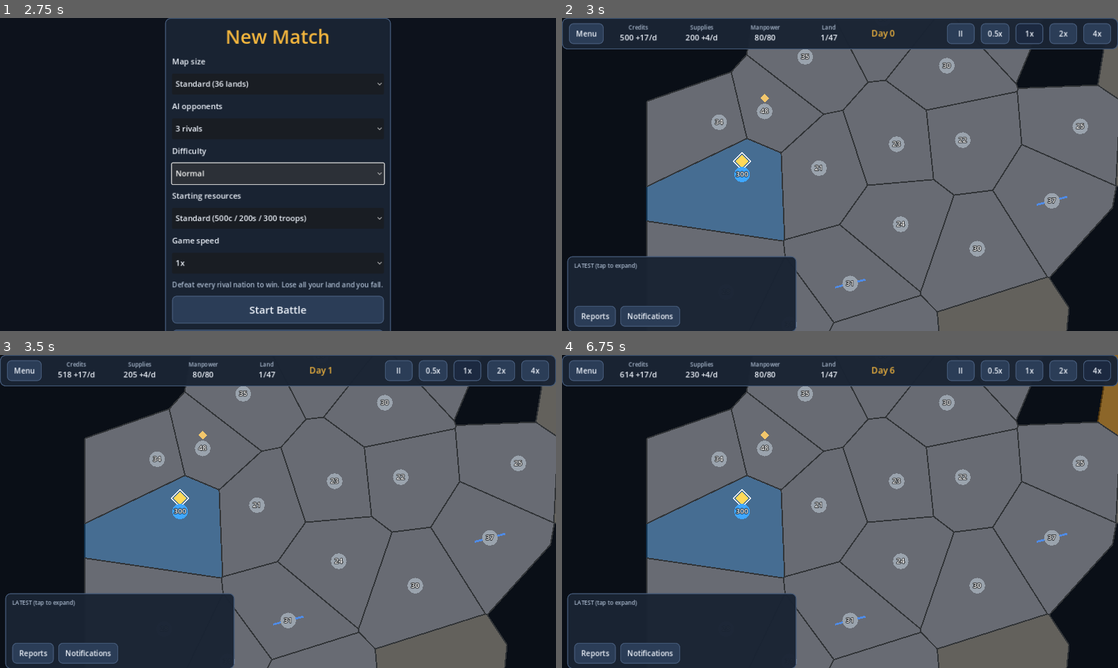
Above: before the commit, frames 1-4 (two rows, left to right).
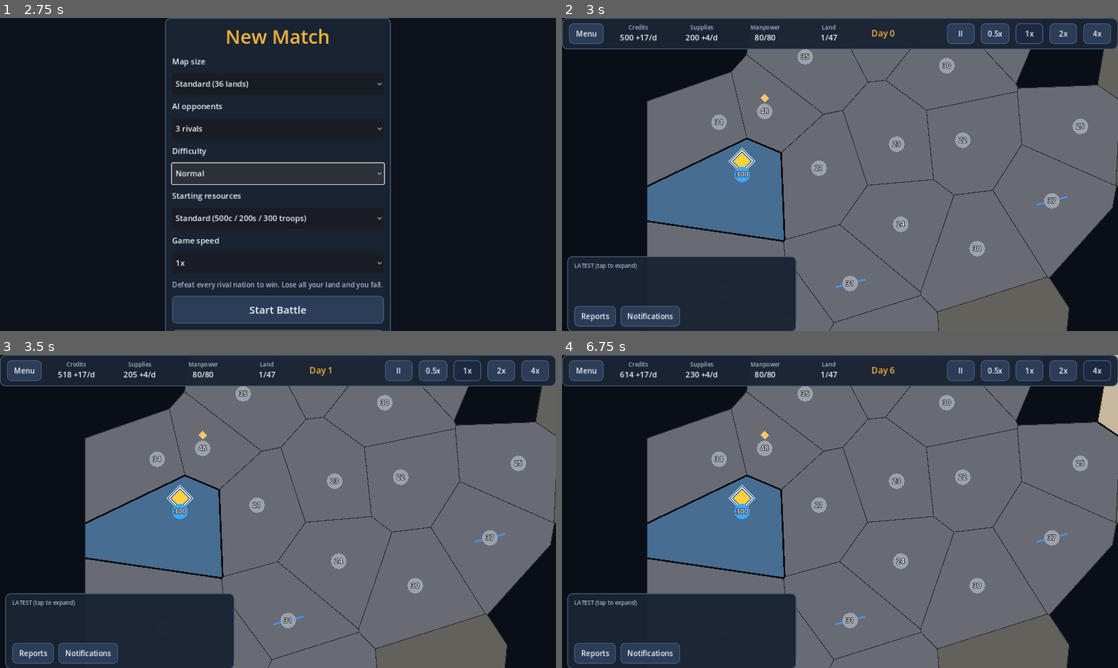
Above: after the commit, the same moments.

Repository: soomroaalim/TACTERRA-RPG
Game: Godot game, scene res://scripts/ui/main_menu.tscn
The game is run twice, just before and just after one commit, with the same random seed, the same clock (stepped at 60 frames per second) and the same inputs.
Inputs:
- Up to frame 1 (2.75 s): click "Play Offline" at 0.5 s; click "Normal" at 1.25 s; click "Normal" at 2 s
- Up to frame 2 (3 s): click "Start Battle" at 2.75 s
- Up to frame 3 (3.5 s): no input
- Up to frame 4 (6.75 s): click "II" at 3.5 s; click "0.5x" at 4.25 s; click "1x" at 5 s; click "2x" at 5.75 s; click "4x" at 6.5 s

Frame 1 is identical in both runs. In frame 2, 1.2% of the frame differs, in the area x 15-100%, y 10-100%; in frame 3, 1.2%; in frame 4, 1.7%, in the area x 15-100%, y 0-100%.

Commit message:
feat: expansion visuals (frontiers, neighbor highlights, capital marker, capture flash)

Diff:
--- a/scripts/ui/game_screen.gd
+++ b/scripts/ui/game_screen.gd
@@ -38,12 +38,16 @@
 var _map_root: Node2D
 var _camera: Camera2D
 var _transit_layer: Node2D
+var _frontier_layer: Node2D
 var _fill := {} # tid -> Polygon2D
 var _border := {} # tid -> Line2D
 var _selection_line := {} # tid -> Line2D
 var _army_marker := {} # tid -> Node2D
 var _army_circle := {} # tid -> Polygon2D
 var _army_label := {} # tid -> Label
+var _last_owner := {} # tid -> int (for capture flash)
+var _flash := {} # tid -> float 1..0 (capture feedback)
+var _pulse_t := 0.0 # contested-territory pulse clock
 
 # --- match state ---
 var selected_id := -1
@@ -155,6 +159,11 @@
 	for t in state.territories:
 		_make_territory_node(t)
 
+	_frontier_layer = Node2D.new()
+	_frontier_layer.name = "Frontiers"
+	_frontier_layer.z_index = 5
+	_map_root.add_child(_frontier_layer)
+
 
 func _make_territory_node(t: TerritoryData) -> void:
 	var n := Node2D.new()
@@ -177,7 +186,7 @@
 
 	var border := Line2D.new()
 	border.points = closed
-	border.width = 4.0
+	border.width = 2.5
 	border.joint_mode = Line2D.LINE_JOINT_ROUND
 	n.add_child(border)
 	_border[t.id] = border
@@ -202,23 +211,25 @@
 		n.add_child(river)
 
 	if t.has_city or t.is_capital:
-		var r := 20.0 if t.is_capital else 13.0
+		var r := 26.0 if t.is_capital else 13.0
 		var dia := Polygon2D.new()
 		dia.polygon = PackedVector2Array(
 			[Vector2(0, -r), Vector2(r, 0), Vector2(0, r), Vector2(-r, 0)])
 		dia.position = t.center + Vector2(0, -40)
-		dia.color = Color(1.0, 0.85, 0.35) if t.is_capital else Color(0.95, 0.78, 0.42)
+		dia.color = Color(1.0, 0.82, 0.25) if t.is_capital else Color(0.95, 0.78, 0.42)
 		dia.z_index = 3
 		n.add_child(dia)
 		if t.is_capital:
-			var ring := Line2D.new()
-			ring.points = PackedVector2Array([Vector2(0, -r - 7), Vector2(r + 7, 0),
-				Vector2(0, r + 7), Vector2(-r - 7, 0), Vector2(0, -r - 7)])
-			ring.width = 3.0
-			ring.default_color = Color.WHITE
-			ring.position = dia.position
-			ring.z_index = 3
-			n.add_child(ring)
+			# Double ring + crown tick marks: unmistakable capital marker.
+			for rr in [r + 7.0, r + 14.0]:
+				var ring := Line2D.new()
+				ring.points = PackedVector2Array([Vector2(0, -rr), Vector2(rr, 0),
+					Vector2(0, rr), Vector2(-rr, 0), Vector2(0, -rr)])
+				ring.width = 3.0 if rr < r + 10.0 else 2.0
+				ring.default_color = Color.WHITE
+				ring.position = dia.position
+				ring.z_index = 3
+				n.add_child(ring)
 
 	var marker := Node2D.new()
 	marker.position = t.center
@@ -262,12 +273,42 @@
 	if target_mode and sel_t != null:
 		for nb in sel_t.neighbors:
 			valid_targets[nb] = true
+	# Eligible neighbors of the selected territory, shown even outside
+	# target mode: attackable (neutral/enemy) vs reinforceable (own).
+	var atk_nb := {}
+	var rinf_nb := {}
+	if not target_mode and sel_t != null and sel_t.owner_id == 0:
+		for nb_id in sel_t.neighbors:
+			var nb = state.get_territory(nb_id)
+			if nb == null:
+				continue
+			if nb.owner_id == 0:
+				rinf_nb[nb_id] = true
+			else:
+				atk_nb[nb_id] = true
+	# Territories under attack (inbound hostile transit) get a red pulse.
+	var contested := {}
+	for a in state.transits:
+		var ta = state.get_territory(a.move_to)
+		if ta != null and a.owner_id != ta.owner_id:
+			contested[a.move_to] = true
 	for t in state.territories:
 		var ncol := _nation_color(t.owner_id)
 		var is_sel: bool = t.id == selected_id
+		# Capture flash: brighten briefly when ownership changes.
+		if not _last_owner.has(t.id):
+			_last_owner[t.id] = t.owner_id
+		elif int(_last_owner[t.id]) != t.owner_id:
+			_last_owner[t.id] = t.owner_id
+			_flash[t.id] = 1.0
+		var flash: float = float(_flash.get(t.id, 0.0))
 		var fill: Polygon2D = _fill[t.id]
 		var base := Color(ncol.r * 0.55, ncol.g * 0.55, ncol.b * 0.55)
-		fill.color = base.lightened(0.35) if is_sel else base
+		if is_sel:
+			base = base.lightened(0.35)
+		if flash > 0.0:
+			base = base.lerp(Color.WHITE, flash * 0.7)
+		fill.color = base
 		var border: Line2D = _border[t.id]
 		border.default_color = Color(ncol.r * 0.32, ncol.g * 0.32, ncol.b * 0.32)
 		var sel: Line2D = _selection_line[t.id]
@@ -277,6 +318,16 @@
 		elif valid_targets.has(t.id):
 			sel.visible = true
 			sel.default_color = UiKit.ACCENT
+		elif atk_nb.has(t.id):
+			sel.visible = true
+			sel.default_color = Color(1.0, 0.75, 0.25) # gold: attackable
+		elif rinf_nb.has(t.id):
+			sel.visible = true
+			sel.default_color = Color(0.45, 0.75, 1.0) # blue: reinforceable
+		elif contested.has(t.id):
+			sel.visible = true
+			var pulse := 0.55 + 0.45 * sin(_pulse_t * 6.0)
+			sel.default_color = Color(1.0, 0.25, 0.2, pulse)
 		else:
 			sel.visible = false
 		var marker: Node2D = _army_marker[t.id]
@@ -296,6 +347,57 @@
 		else:
 			marker.visible = false
 	_refresh_transits()
+	_refresh_frontiers()
+
+
+## Draw a strong dark line along every edge shared by two territories with
+## different owners. Internal borders stay thin; national frontiers read
+## clearly without dominating the map.
+func _refresh_frontiers() -> void:
+	if _frontier_layer == null:
+		return
+	for c in _frontier_layer.get_children():
+		c.queue_free()
+	if state == null:
+		return
+	for t in state.territories:
+		for nb_id in t.neighbors:
+			if nb_id <= t.id:
+				continue # draw each shared edge once
+			var nb = state.get_territory(nb_id)
+			if nb == null or nb.owner_id == t.owner_id:
+				continue
+			var edge := _shared_edge(t.polygon, nb.polygon)
+			if edge.size() == 2:
+				var line := Line2D.new()
+				line.points = edge
+				line.width = 5.5
+				line.default_color = Color(0.04, 0.05, 0.07, 0.92)
+				line.joint_mode = Line2D.LINE_JOINT_ROUND
+				_frontier_layer.add_child(line)
+			else:
+				# Fallback: straight line between centers when the shared
+				# edge can't be resolved (should be rare).
+				var line2 := Line2D.new()
+				line2.points = PackedVector2Array([t.center, nb.center])
+				line2.width = 3.0
+				line2.default_color = Color(0.04, 0.05, 0.07, 0.6)
+				_frontier_layer.add_child(line2)
+
+
+## The two endpoints of the edge shared by two adjacent polygons.
+## Adjacent cells share identical vertex positions (same circumcenter
+## computation), so a small tolerance is enough.
+func _shared_edge(a: PackedVector2Array, b: PackedVector2Array) -> PackedVector2Array:
+	var pts := PackedVector2Array()
+	for va in a:
+		for vb in b:
+			if va.distance_squared_to(vb) < 9.0:
+				pts.append(va)
+				break
+		if pts.size() == 2:
+			break
+	return pts
 
 
 func _refresh_transits() -> void:
@@ -1196,6 +1298,15 @@
 	var eff := 0.0 if paused else speed_setting
 	if eff > 0.0:
 		state.tick(delta * eff * Tacterra.DAYS_PER_SECOND)
+	_pulse_t += delta
+	# Decay capture flashes (~0.8s).
+	var done_flash: Array = []
+	for tid in _flash.keys():
+		_flash[tid] = float(_flash[tid]) - delta * 1.25
+		if float(_flash[tid]) <= 0.0:
+			done_flash.append(tid)
+	for tid in done_flash:
+		_flash.erase(tid)
 	_refresh_t += delta
 	if _refresh_t >= 0.25:
 		_refresh_t = 0.0
